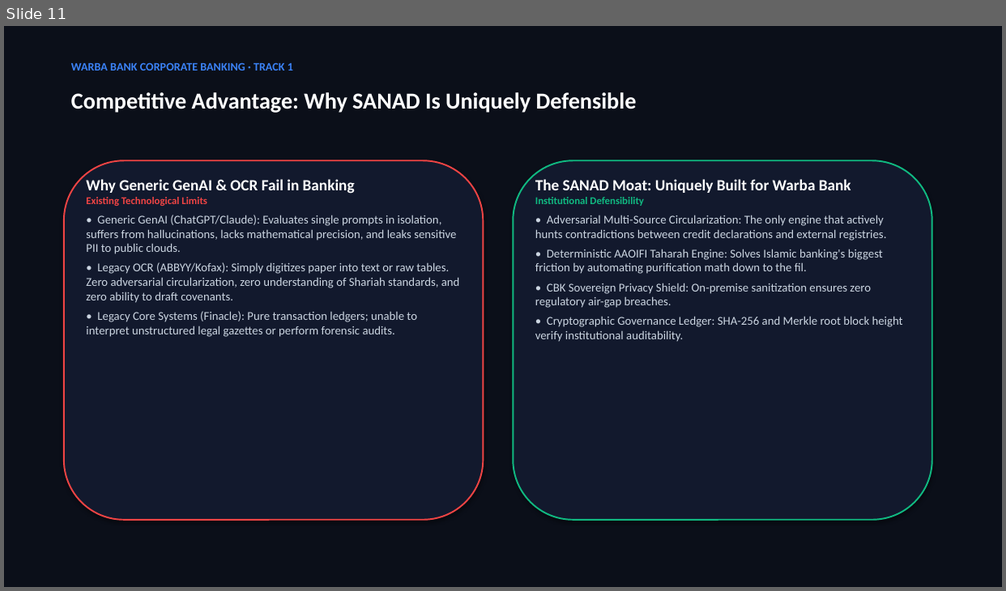
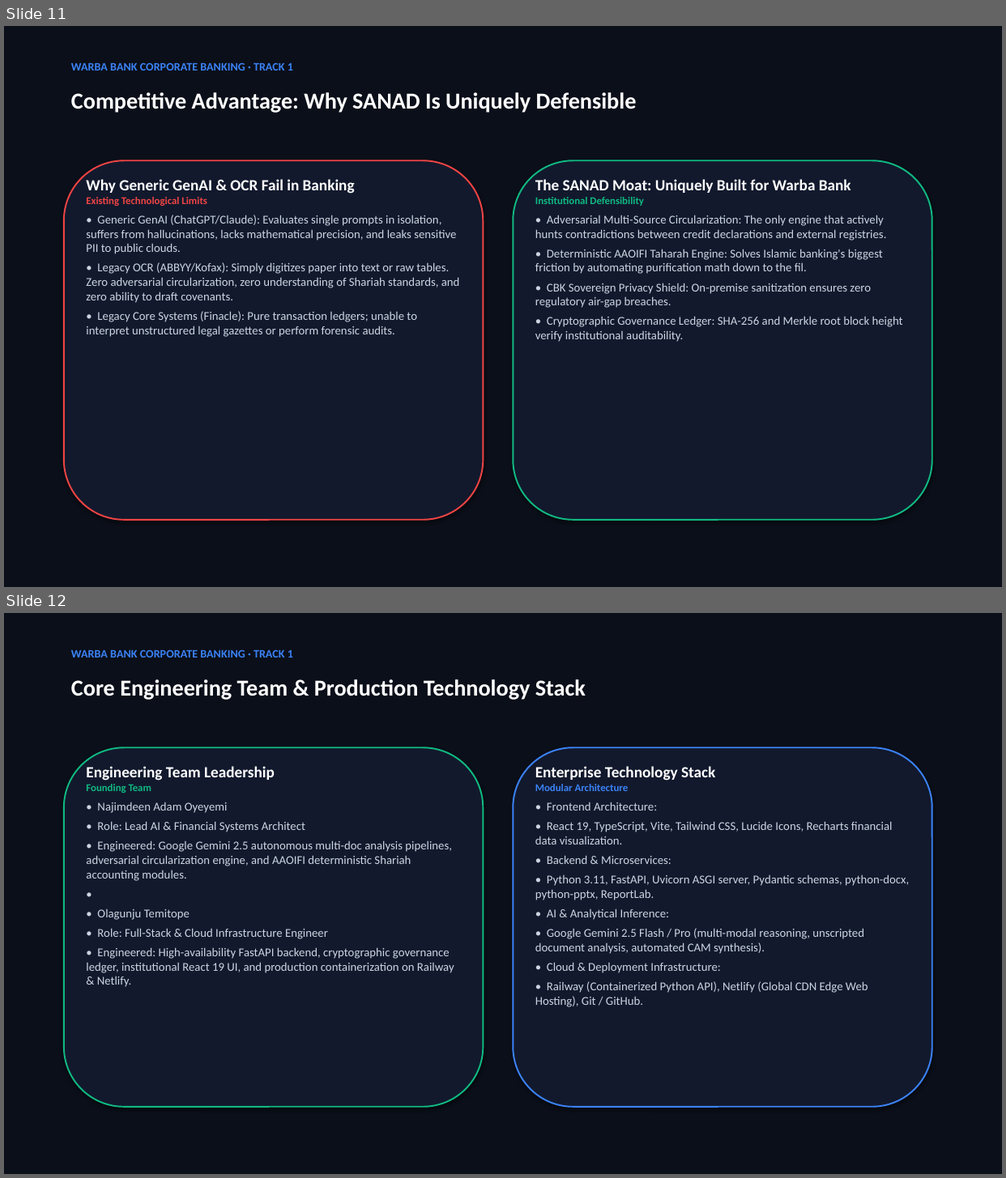
Before and after one commit to najimdeenadam7-wq/sanad, a slide deck: submission/SANAD_Executive_Presentation_Deck_Warba_Bank.pptx. Shown one above the other, each under a label of ours: slide 11 before the commit, slides 11 and 12 after it. The pictures are 1006x591 and 1006x1178 pixels, drawn with LibreOffice and Linux fonts; fonts in the diff are those of the drawing. Boxes give left, top, right and bottom in pixels: in the first picture for what was removed or moved away, otherwise in the second. Text is boxed around its words. In the diff, an @@ line names an element or a change of style, - is before the commit and + after.

Commit message:
docs: add team members (Najimdeen Adam Oyeyemi & Olagunju Temitope) and enterprise tech stack across all submission files and pitch decks

```diff
--- a/submission/SANAD_Executive_Presentation_Deck_Warba_Bank.pptx
+++ b/submission/SANAD_Executive_Presentation_Deck_Warba_Bank.pptx
@@ slide 12 added at bbox=[4, 613, 1002, 1174], background #FFFFFF @@
@@ rectangle added at bbox=[4, 613, 1002, 1174], fill #0B0F19 @@
@@ text added at bbox=[71, 649, 293, 658], 11 pt, text #3B82F6, bold @@
+WARBA BANK CORPORATE BANKING · TRACK 1
@@ text added at bbox=[71, 679, 586, 700], 22 pt, text #FFFFFF, bold @@
+Core Engineering Team & Production Technology Stack
@@ rounded rectangle added at bbox=[64, 747, 484, 1107], fill #12192D, outline #10B981 1.5 pt @@
@@ rounded rectangle added at bbox=[513, 747, 932, 1107], fill #12192D, outline #3B82F6 1.5 pt @@
@@ text added at bbox=[86, 766, 454, 987], 11.5 pt, text #CBD5E1 @@
+Engineering Team Leadership
+Founding Team
+• Najimdeen Adam Oyeyemi
+• Role: Lead AI & Financial Systems Architect
+• Engineered: Google Gemini 2.5 autonomous multi-doc analysis pipelines, adversarial circularization engine, and AAOIFI deterministic Shariah accounting modules.
+•
+• Olagunju Temitope
+• Role: Full-Stack & Cloud Infrastructure Engineer
+• Engineered: High-availability FastAPI backend, cryptographic governance ledger, institutional React 19 UI, and production containerization on Railway & Netlify.
@@ text added at bbox=[535, 766, 909, 1007], 11.5 pt, text #CBD5E1 @@
+Enterprise Technology Stack
+Modular Architecture
+• Frontend Architecture:
+• React 19, TypeScript, Vite, Tailwind CSS, Lucide Icons, Recharts financial data visualization.
+• Backend & Microservices:
+• Python 3.11, FastAPI, Uvicorn ASGI server, Pydantic schemas, python-docx, python-pptx, ReportLab.
+• AI & Analytical Inference:
+• Google Gemini 2.5 Flash / Pro (multi-modal reasoning, unscripted document analysis, automated CAM synthesis).
+• Cloud & Deployment Infrastructure:
+• Railway (Containerized Python API), Netlify (Global CDN Edge Web Hosting), Git / GitHub.
```
Also in this commit, not shown: 2 slides changed, 10 other files.
